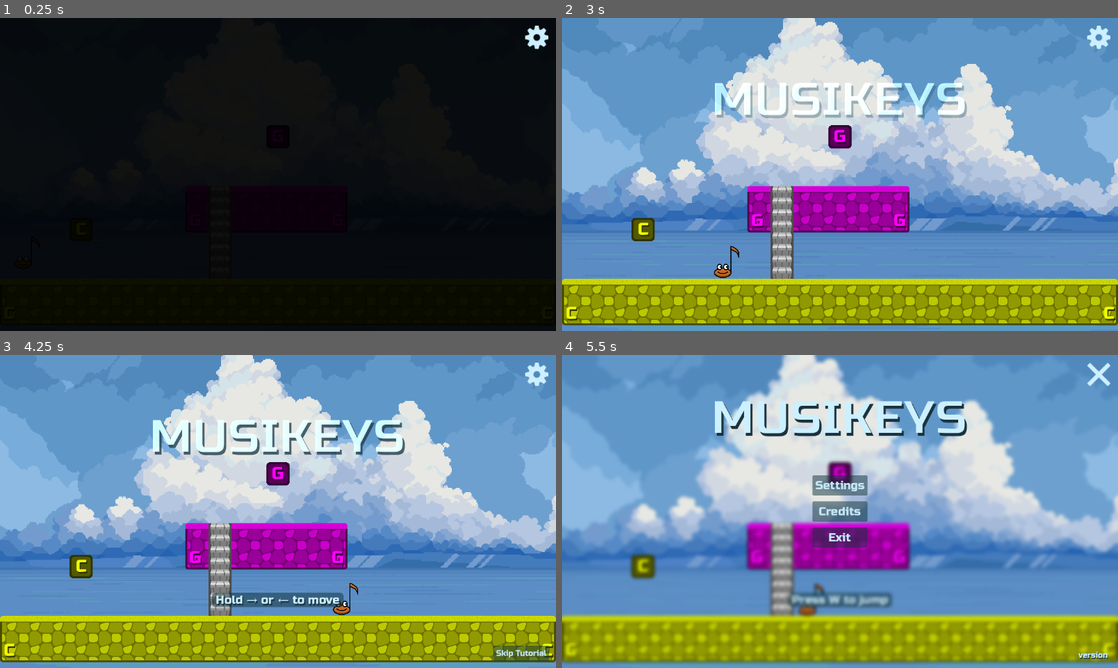
Above: before the commit, frames 1-4 (two rows, left to right).
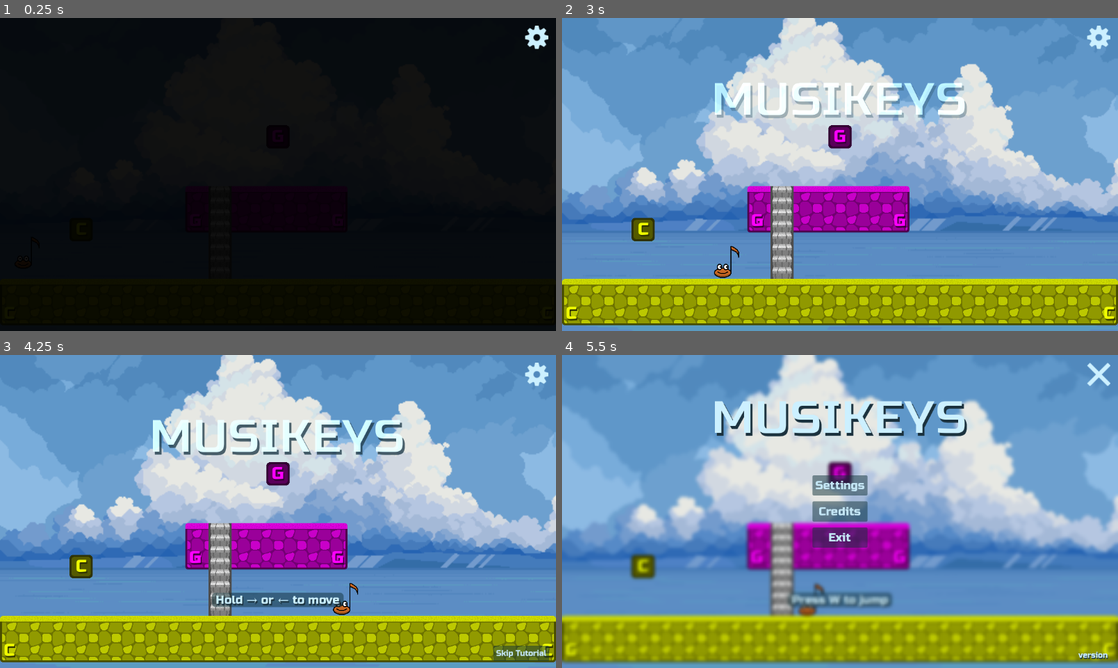
Above: after the commit, the same moments.

Repository: nicom7/game-off-2023
Game: Godot game, scene res://main.tscn
Two runs of this game, one before a commit and one after it. Both use one fixed random seed, a clock stepped at 60 frames per second and the inputs below.
Inputs (mouse positions are in pixels of both pictures, inside the frame that each line leads up to):
- Up to frame 1 (0.25 s): no input
- Up to frame 2 (3 s): tap Enter at 0.5 s; hold Right (ui_right) 0.53-2.03 s; hold Left (ui_left) 2.03-2.78 s; hold Right (ui_right) from 2.78 s (still down)
- Up to frame 3 (4.25 s): keep holding Right (ui_right)
- Up to frame 4 (5.5 s): release Right (ui_right) at 4.28 s; hold Left (ui_left) 4.28-5 s; click (1101, 373) at 5 s

The runs differ from the first frame. In frame 2, 0.2% of the frame differs, in the area x 12-100%, y 0-68%; in frame 3, 0.2%; in frame 4, less than 0.1%.

Commit message:
Set default texture filter to linear mipmap
- Move background canvas layer to separate scene

Diff:
--- a/levels/tutorials/world_accidentals_tutorial.tscn
+++ b/levels/tutorials/world_accidentals_tutorial.tscn
@@ -9,11 +9,11 @@
 script = ExtResource("2_xgyky")
 tutorial = true
 
-[node name="BasicLevelProvider" parent="." index="6"]
+[node name="AccidentalsTutorial" parent="." index="6" instance=ExtResource("5_drfpy")]
+visible = false
+
+[node name="BasicLevelProvider" parent="." index="7"]
 level_info = ExtResource("3_3ftxb")
-
-[node name="AccidentalsTutorial" parent="." index="7" instance=ExtResource("5_drfpy")]
-visible = false
 
 [node name="BlockSequence" parent="GameObjects" index="0"]
 randomize_sequence = false
--- a/levels/tutorials/world_tutorial.tscn
+++ b/levels/tutorials/world_tutorial.tscn
@@ -10,14 +10,14 @@
 script = ExtResource("2_pjsk4")
 tutorial = true
 
-[node name="BasicLevelProvider" parent="." index="6"]
-level_info = ExtResource("2_37hjy")
-
-[node name="MovementTutorial" parent="." index="7" instance=ExtResource("2_u3fj2")]
+[node name="MovementTutorial" parent="." index="6" instance=ExtResource("2_u3fj2")]
 visible = false
 
-[node name="BlockSequenceTutorial" parent="." index="8" instance=ExtResource("3_b0efg")]
+[node name="BlockSequenceTutorial" parent="." index="7" instance=ExtResource("3_b0efg")]
 visible = false
+
+[node name="BasicLevelProvider" parent="." index="8"]
+level_info = ExtResource("2_37hjy")
 
 [node name="BlockSequence" parent="GameObjects" index="0"]
 randomize_sequence = false
--- a/levels/world.tscn
+++ b/levels/world.tscn
@@ -1,11 +1,9 @@
-[gd_scene load_steps=12 format=3 uid="uid://b7huf0srkra04"]
+[gd_scene load_steps=10 format=3 uid="uid://b7huf0srkra04"]
 
 [ext_resource type="Script" path="res://levels/world.gd" id="1_u7smd"]
 [ext_resource type="PackedScene" uid="uid://bfbbc1lm3doy7" path="res://game_objects/audio/ambient_note_player.tscn" id="2_573sm"]
-[ext_resource type="Texture2D" uid="uid://dvobjuqmsimxc" path="res://parallaxes/Ocean_1/1.png" id="3_ntxxk"]
+[ext_resource type="PackedScene" uid="uid://bky1t6pbpw2kp" path="res://parallaxes/background.tscn" id="3_ojp7i"]
 [ext_resource type="Script" path="res://game_objects/camera.gd" id="4_jd0f8"]
-[ext_resource type="Texture2D" uid="uid://xewexd2rap2s" path="res://parallaxes/Ocean_1/2.png" id="5_hyk5i"]
-[ext_resource type="Texture2D" uid="uid://s2v1bt8tw10b" path="res://parallaxes/Ocean_1/3.png" id="6_5pgc0"]
 [ext_resource type="PackedScene" uid="uid://dqk2pedcucgnw" path="res://characters/player/player.tscn" id="6_ahra0"]
 [ext_resource type="PackedScene" uid="uid://cfqdgrh4lw7pi" path="res://game_objects/switch_blocks/block_sequence.tscn" id="7_v4u45"]
 [ext_resource type="PackedScene" uid="uid://bxun5w5sv6twu" path="res://game_objects/walls/wall.tscn" id="9_w7oqa"]
@@ -22,65 +20,7 @@
 script = ExtResource("1_u7smd")
 ambient_note_player_scene = ExtResource("2_573sm")
 
-[node name="CanvasLayer" type="CanvasLayer" parent="."]
-layer = -50
-
-[node name="ParallaxBackground" type="ParallaxBackground" parent="CanvasLayer"]
-offset = Vector2(0, -50)
-scale = Vector2(2.3, 2.3)
-transform = Transform2D(2.3, 0, 0, 2.3, 0, -50)
-scroll_ignore_camera_zoom = true
-
-[node name="ParallaxLayer" type="ParallaxLayer" parent="CanvasLayer/ParallaxBackground"]
-motion_scale = Vector2(0.02, 0.02)
-motion_mirroring = Vector2(1152, 0)
-
-[node name="Sprite2D" type="Sprite2D" parent="CanvasLayer/ParallaxBackground/ParallaxLayer"]
-texture_filter = 3
-texture = ExtResource("3_ntxxk")
-centered = false
-region_rect = Rect2(2306, 4, 1095, 613)
-
-[node name="Sprite2D2" type="Sprite2D" parent="CanvasLayer/ParallaxBackground/ParallaxLayer"]
-texture_filter = 3
-texture = ExtResource("3_ntxxk")
-centered = false
-offset = Vector2(-576, 0)
-region_rect = Rect2(2306, 4, 1095, 613)
-
-[node name="ParallaxLayer2" type="ParallaxLayer" parent="CanvasLayer/ParallaxBackground"]
-motion_scale = Vector2(0.04, 0.02)
-motion_mirroring = Vector2(1152, 0)
-
-[node name="Sprite2D" type="Sprite2D" parent="CanvasLayer/ParallaxBackground/ParallaxLayer2"]
-texture_filter = 3
-texture = ExtResource("5_hyk5i")
-centered = false
-region_rect = Rect2(2306, 4, 1095, 613)
-
-[node name="Sprite2D2" type="Sprite2D" parent="CanvasLayer/ParallaxBackground/ParallaxLayer2"]
-texture_filter = 3
-texture = ExtResource("5_hyk5i")
-centered = false
-offset = Vector2(-576, 0)
-region_rect = Rect2(2306, 4, 1095, 613)
-
-[node name="ParallaxLayer3" type="ParallaxLayer" parent="CanvasLayer/ParallaxBackground"]
-motion_scale = Vector2(0.08, 0.02)
-motion_mirroring = Vector2(1152, 0)
-
-[node name="Sprite2D" type="Sprite2D" parent="CanvasLayer/ParallaxBackground/ParallaxLayer3"]
-texture_filter = 3
-texture = ExtResource("6_5pgc0")
-centered = false
-region_rect = Rect2(2306, 4, 1095, 613)
-
-[node name="Sprite2D2" type="Sprite2D" parent="CanvasLayer/ParallaxBackground/ParallaxLayer3"]
-texture_filter = 3
-texture = ExtResource("6_5pgc0")
-centered = false
-offset = Vector2(-576, 0)
-region_rect = Rect2(2306, 4, 1095, 613)
+[node name="Background" parent="." instance=ExtResource("3_ojp7i")]
 
 [node name="Player" parent="." instance=ExtResource("6_ahra0")]
 unique_name_in_owner = true
--- /dev/null
+++ b/parallaxes/background.tscn
@@ -0,0 +1,58 @@
+[gd_scene load_steps=4 format=3 uid="uid://bky1t6pbpw2kp"]
+
+[ext_resource type="Texture2D" uid="uid://dvobjuqmsimxc" path="res://parallaxes/Ocean_1/1.png" id="1_ceft8"]
+[ext_resource type="Texture2D" uid="uid://xewexd2rap2s" path="res://parallaxes/Ocean_1/2.png" id="2_syplb"]
+[ext_resource type="Texture2D" uid="uid://s2v1bt8tw10b" path="res://parallaxes/Ocean_1/3.png" id="3_ju68h"]
+
+[node name="Background" type="CanvasLayer"]
+
+[node name="ParallaxBackground" type="ParallaxBackground" parent="."]
+offset = Vector2(0, -50)
+scale = Vector2(2.3, 2.3)
+transform = Transform2D(2.3, 0, 0, 2.3, 0, -50)
+scroll_ignore_camera_zoom = true
+
+[node name="ParallaxLayer" type="ParallaxLayer" parent="ParallaxBackground"]
+motion_scale = Vector2(0.02, 0.02)
+motion_mirroring = Vector2(1152, 0)
+
+[node name="Sprite2D" type="Sprite2D" parent="ParallaxBackground/ParallaxLayer"]
+texture = ExtResource("1_ceft8")
+centered = false
+region_rect = Rect2(2306, 4, 1095, 613)
+
+[node name="Sprite2D2" type="Sprite2D" parent="ParallaxBackground/ParallaxLayer"]
+texture = ExtResource("1_ceft8")
+centered = false
+offset = Vector2(-576, 0)
+region_rect = Rect2(2306, 4, 1095, 613)
+
+[node name="ParallaxLayer2" type="ParallaxLayer" parent="ParallaxBackground"]
+motion_scale = Vector2(0.04, 0.02)
+motion_mirroring = Vector2(1152, 0)
+
+[node name="Sprite2D" type="Sprite2D" parent="ParallaxBackground/ParallaxLayer2"]
+texture = ExtResource("2_syplb")
+centered = false
+region_rect = Rect2(2306, 4, 1095, 613)
+
+[node name="Sprite2D2" type="Sprite2D" parent="ParallaxBackground/ParallaxLayer2"]
+texture = ExtResource("2_syplb")
+centered = false
+offset = Vector2(-576, 0)
+region_rect = Rect2(2306, 4, 1095, 613)
+
+[node name="ParallaxLayer3" type="ParallaxLayer" parent="ParallaxBackground"]
+motion_scale = Vector2(0.08, 0.02)
+motion_mirroring = Vector2(1152, 0)
+
+[node name="Sprite2D" type="Sprite2D" parent="ParallaxBackground/ParallaxLayer3"]
+texture = ExtResource("3_ju68h")
+centered = false
+region_rect = Rect2(2306, 4, 1095, 613)
+
+[node name="Sprite2D2" type="Sprite2D" parent="ParallaxBackground/ParallaxLayer3"]
+texture = ExtResource("3_ju68h")
+centered = false
+offset = Vector2(-576, 0)
+region_rect = Rect2(2306, 4, 1095, 613)
--- a/project.godot
+++ b/project.godot
@@ -136,3 +136,7 @@
 [physics]
 
 common/physics_ticks_per_second=120
+
+[rendering]
+
+textures/canvas_textures/default_texture_filter=2
